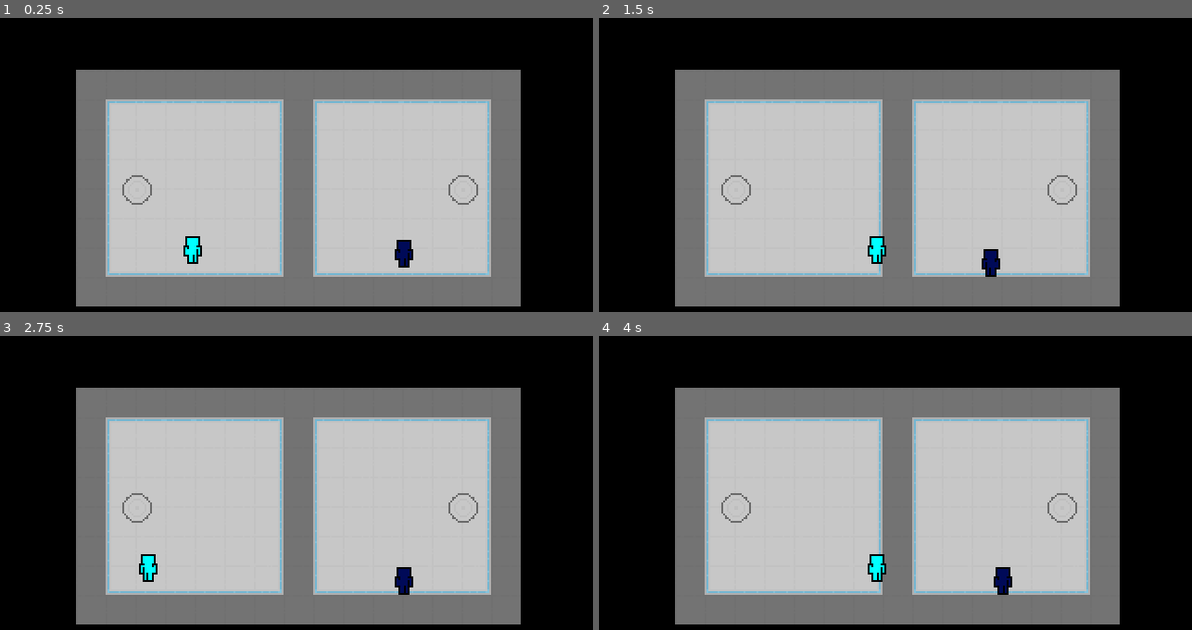
Above: before the commit, frames 1-4 (two rows, left to right).
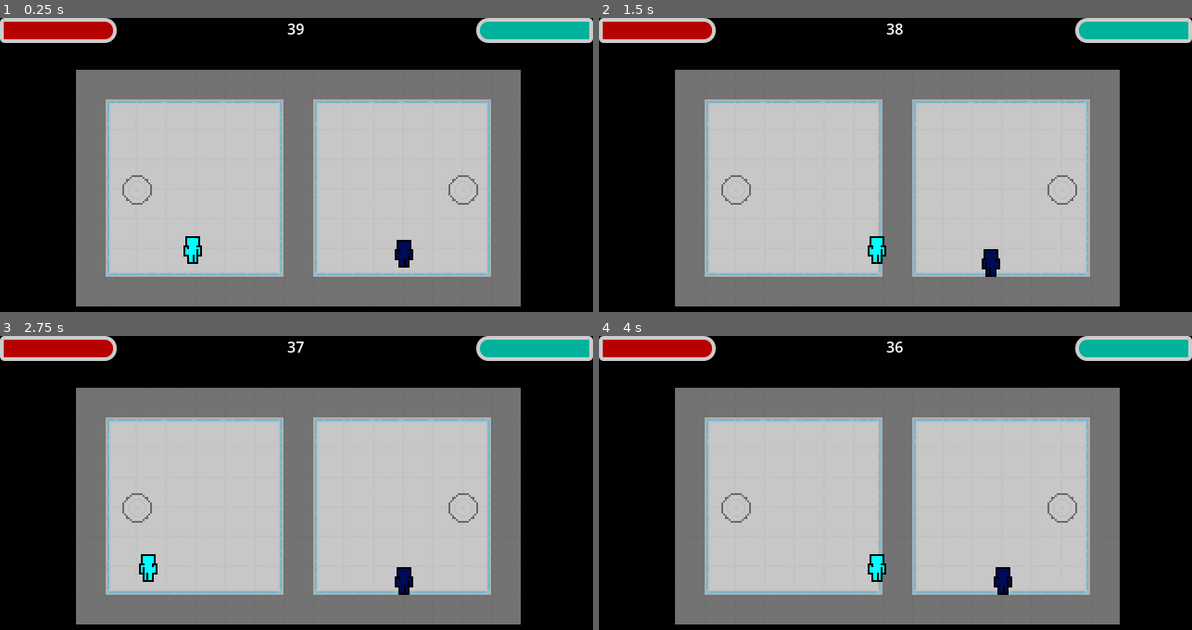
Above: after the commit, the same moments.

Repository: matthewromaniuk/warped-game
Game: Godot game, scene res://level.tscn
Same seed, same stepped clock (60 frames per second), same inputs: the game is played once before the commit and once after it. The project has no main scene, so this scene is started directly.
Inputs:
- Up to frame 1 (0.25 s): no input
- Up to frame 2 (1.5 s): tap Enter (ui_accept) at 0.5, 0.77 s; hold D (right_player1) from 0.53 s (still down); tap Down (down_player2) at 0.6 s; tap Left (left_player2) at 1.35 s
- Up to frame 3 (2.75 s): tap Enter (ui_accept) at 1.52, 2 s; release D (right_player1) at 2.03 s; hold A (left_player1) from 2.03 s (still down); tap Right (right_player2) at 2.1 s
- Up to frame 4 (4 s): release A (left_player1) at 2.78 s; hold D (right_player1) from 2.78 s (still down); tap Up (up_player2) at 2.85 s; tap Enter (ui_accept) at 3.02, 3.77 s; tap Down (down_player2) at 3.6 s

The runs differ from the first frame. In frame 1, 3.3% of the frame differs, in the area x 0-100%, y 0-9%; in frame 2, 3.3%; in frame 3, 3.3%; in frame 4, 3.3%.

Commit message:
Portal fixes(again) and GUI Implementation
-Added health bars
-Fixed portal activation requirements
-Added timer

Diff:
--- /dev/null
+++ b/warped-game/gui.gd
@@ -0,0 +1,17 @@
+extends CanvasLayer
+
+func _process(_delta: float) -> void:
+	if !$Timer.is_stopped():
+		if $Timer.time_left < 10:
+			$Timer/Time.modulate = Color(1,0,0)
+			$Timer/Time.text = str($Timer.time_left).substr(0,4)
+		elif $Timer.time_left <= 30:
+			$Timer/Time.modulate = Color(1,.6,0)
+			$Timer/Time.text = str($Timer.time_left).substr(0,4)
+		else:
+			$Timer/Time.modulate = Color(1,1,1)
+			$Timer/Time.text = str(int(floor($Timer.time_left)))
+	elif !$Timer.time_left:
+		$Timer/Time.modulate = Color(1,0,0)
+		$Timer/Time.text = "0:00"
+	else: $Timer/Time.text = ""
--- /dev/null
+++ b/warped-game/gui.tscn
@@ -0,0 +1,90 @@
+[gd_scene load_steps=6 format=3 uid="uid://d1wpekww6s1et"]
+
+[ext_resource type="Script" uid="uid://cliw4qblxcf0m" path="res://gui.gd" id="1_80edf"]
+
+[sub_resource type="StyleBoxFlat" id="StyleBoxFlat_k6omp"]
+bg_color = Color(0.23874435, 0.23874438, 0.23874423, 1)
+border_width_left = 5
+border_width_top = 5
+border_width_right = 5
+border_width_bottom = 5
+border_color = Color(0, 0, 0, 1)
+corner_radius_top_left = 4
+corner_radius_top_right = 12
+corner_radius_bottom_right = 12
+corner_radius_bottom_left = 4
+
+[sub_resource type="StyleBoxFlat" id="StyleBoxFlat_80edf"]
+bg_color = Color(0.71706694, 0.0008497364, 0.00046629072, 1)
+border_width_left = 4
+border_width_top = 4
+border_width_right = 4
+border_width_bottom = 4
+corner_radius_top_left = 4
+corner_radius_top_right = 12
+corner_radius_bottom_right = 12
+corner_radius_bottom_left = 4
+
+[sub_resource type="StyleBoxFlat" id="StyleBoxFlat_6lon5"]
+border_width_left = 5
+border_width_top = 5
+border_width_right = 5
+border_width_bottom = 5
+border_color = Color(0, 0, 0, 1)
+corner_radius_top_left = 12
+corner_radius_top_right = 4
+corner_radius_bottom_right = 4
+corner_radius_bottom_left = 12
+
+[sub_resource type="StyleBoxFlat" id="StyleBoxFlat_q8o8l"]
+bg_color = Color(6.160736e-06, 0.69685936, 0.6081628, 1)
+border_width_left = 4
+border_width_top = 4
+border_width_right = 4
+border_width_bottom = 4
+corner_radius_top_left = 12
+corner_radius_top_right = 4
+corner_radius_bottom_right = 4
+corner_radius_bottom_left = 12
+
+[node name="GUI" type="CanvasLayer"]
+script = ExtResource("1_80edf")
+
+[node name="Timer" type="Timer" parent="."]
+wait_time = 40.0
+one_shot = true
+autostart = true
+
+[node name="Time" type="Label" parent="Timer"]
+anchors_preset = 5
+anchor_left = 0.5
+anchor_right = 0.5
+offset_left = -20.0
+offset_right = 20.0
+offset_bottom = 23.0
+grow_horizontal = 2
+horizontal_alignment = 1
+vertical_alignment = 1
+
+[node name="ProgressBar" type="ProgressBar" parent="."]
+offset_right = 126.0
+offset_bottom = 27.0
+theme_override_styles/background = SubResource("StyleBoxFlat_k6omp")
+theme_override_styles/fill = SubResource("StyleBoxFlat_80edf")
+max_value = 20.0
+step = 1.0
+value = 20.0
+show_percentage = false
+
+[node name="ProgressBar2" type="ProgressBar" parent="."]
+anchors_preset = 1
+anchor_left = 1.0
+anchor_right = 1.0
+offset_left = -126.0
+offset_bottom = 27.0
+grow_horizontal = 0
+theme_override_styles/background = SubResource("StyleBoxFlat_6lon5")
+theme_override_styles/fill = SubResource("StyleBoxFlat_q8o8l")
+max_value = 20.0
+value = 20.0
+show_percentage = false
--- a/warped-game/level.tscn
+++ b/warped-game/level.tscn
@@ -1,6 +1,7 @@
-[gd_scene load_steps=10 format=4 uid="uid://lg2oevujmomw"]
+[gd_scene load_steps=11 format=4 uid="uid://lg2oevujmomw"]
 
 [ext_resource type="Texture2D" uid="uid://ueuai68mjxpa" path="res://TileSetTemplate.png" id="1_vonw3"]
+[ext_resource type="PackedScene" uid="uid://d1wpekww6s1et" path="res://gui.tscn" id="2_1ainy"]
 [ext_resource type="PackedScene" uid="uid://sq5fyi4cig0y" path="res://portal.tscn" id="3_0b4ue"]
 [ext_resource type="PackedScene" uid="uid://c5uecvr6r8uhy" path="res://player1.tscn" id="3_oi3di"]
 [ext_resource type="PackedScene" uid="uid://c0ho0c2wpj14x" path="res://player2.tscn" id="4_0b4ue"]
@@ -111,6 +112,8 @@
 tile_map_data = PackedByteArray("AAAAAAAAAAAAAAAAAAABAAAAAAABAAAAAAACAAAAAAABAAAAAAADAAAAAAABAAAAAAAEAAAAAAABAAAAAAAFAA …(1072 unchanged characters)…
 tile_set = SubResource("TileSet_f2txt")
 
+[node name="GUI" parent="." instance=ExtResource("2_1ainy")]
+
 [node name="walls" type="TileMapLayer" parent="."]
 modulate = Color(0.57703495, 0.57703495, 0.57703495, 1)
 tile_map_data = PackedByteArray("AAD/////AAABAAEAAAD//wAAAAABAAEAAAD//wEAAAABAAEAAAD//wIAAAABAAEAAAD//wMAAAABAAEAAAD//w …(688 unchanged characters)…
--- a/warped-game/player1.gd
+++ b/warped-game/player1.gd
@@ -52,8 +52,8 @@
 
 func _on_portal_area_exited(area: Area2D) -> void:
 	if "portal_name" in area:
+		portal = ""
 		get_parent().get_node("PortalScript").unlight_portals(1)
-		portal = ""
 	else:
 		pass
 
--- a/warped-game/player2.gd
+++ b/warped-game/player2.gd
@@ -52,8 +52,8 @@
 
 func _on_area_2d_area_exited(area: Area2D) -> void:
 	if "portal_name" in area:
+		portal = ""
 		get_parent().get_node("PortalScript").unlight_portals(2)
-		portal = ""
 	else:
 		pass
 
--- a/warped-game/portal_script.gd
+++ b/warped-game/portal_script.gd
@@ -27,7 +27,7 @@
 
 func player_in_portal() -> bool:
 	var player_present = false
-	if get_parent().get_node("player1").portal or get_parent().get_node("player1").portal:
+	if get_parent().get_node("player1").portal or get_parent().get_node("player2").portal:
 		player_present = true
 	return player_present
 
@@ -44,7 +44,7 @@
 	tween.tween_property(get_parent().get_node("Portal " + portal + " 2"),"modulate", get_parent().get_node("Portal " + portal + " 1").portal_colour, 0.2)
 
 func unlight_portals(player : int):
-	if cooldown or !player_in_portal():
+	if !player_in_portal():
 		var portal
 		if player == 1:
 			portal = player1_portal
Not shown, added: warped-game/gui.gd.uid
